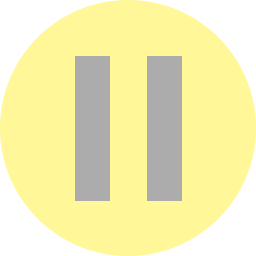
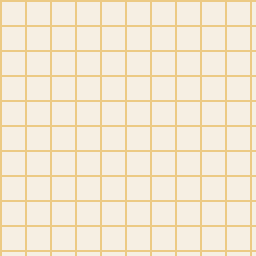
Layer changes from the first 256 x 256 image to the second:
added group "Background" (1st of 3) with 1 layers above "PauseButton" over (x1=0, y1=0, x2=256, y2=256)
added layer "Background" (2nd of 3, in "Background") in group "Background" over (x1=0, y1=0, x2=256, y2=256)
hid group "PauseButton" (3 layers) over (x1=0, y1=0, x2=256, y2=256)
